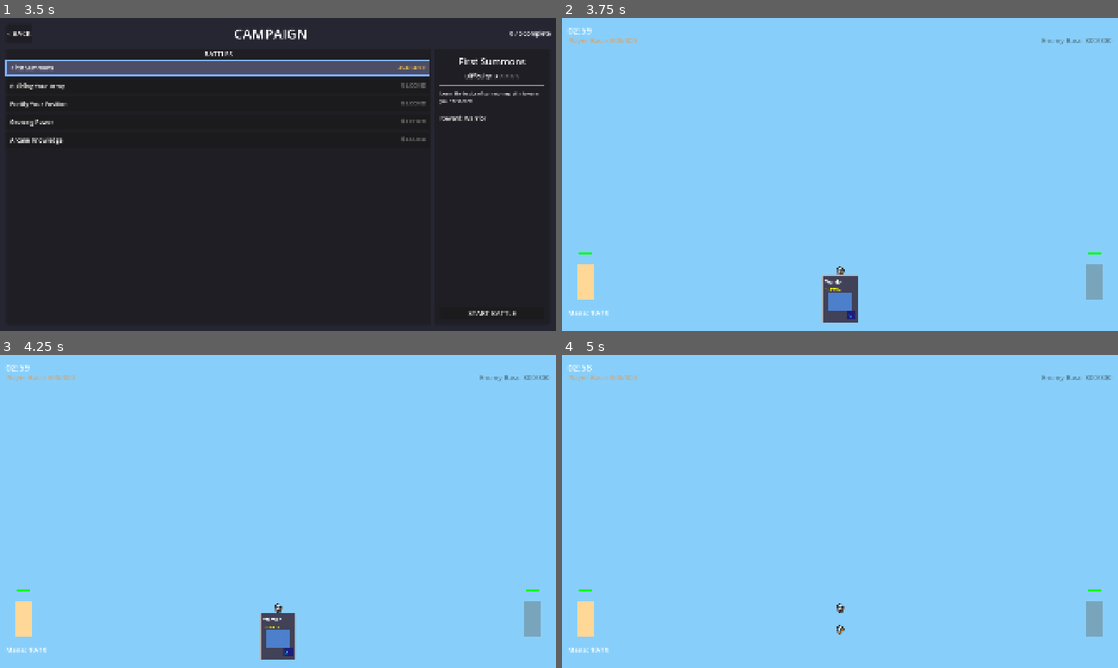
Above: before the commit, frames 1-4 (two rows, left to right).
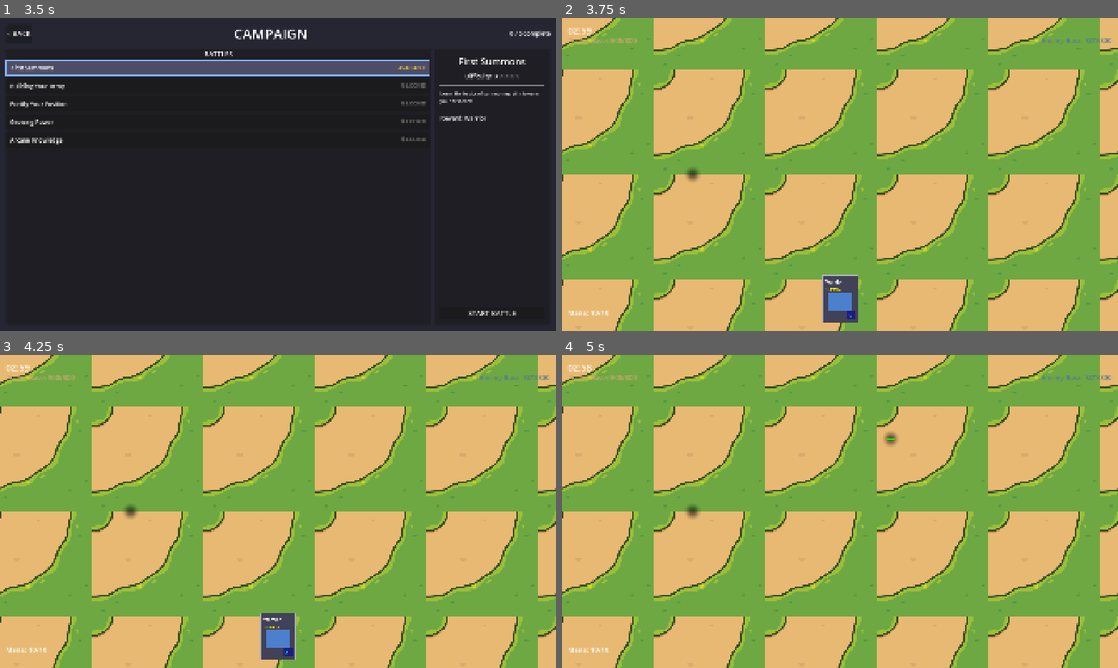
Above: after the commit, the same moments.

Repository: amari-charles/project-summoner
Game: Godot game, scene res://scenes/ui/main_menu.tscn
Same seed, same stepped clock (60 frames per second), same inputs: the game is played once before the commit and once after it.
Inputs (mouse positions are in pixels of both pictures, inside the frame that each line leads up to):
- Up to frame 1 (3.5 s): click "PLAY" at 0.5 s; click "SELECT" at 1.25 s; click "CHOOSE WARRIOR" at 2 s; click (216, 68) at 2.75 s
- Up to frame 2 (3.75 s): click "START BATTLE" at 3.5 s
- Up to frame 3 (4.25 s): no input
- Up to frame 4 (5 s): tap Enter at 4.25 s; drag from (840, 636) to (895, 442) at 4.27 s

Frame 1 is identical in both runs. In frame 2, 99% of the frame differs, in the area x 0-100%, y 0-100%; in frame 3, 99%; in frame 4, 100%.

Commit message:
Fix camera and background for proper top-down view
Camera now looks straight down from above:
- Position: (0, 20, 0)
- Looking down at -Y axis
- Transform: 90° rotation to face downward

Background plane at ground level:
- Position: (0, 0, 0)
- No rotation (default flat)
- Camera can now see the tiled ground texture

This fixes the "all blue" issue where camera was looking sideways
at a horizontal plane.

🤖 Generated with [Claude Code](https://claude.com/claude-code)

Co-Authored-By: Claude <noreply@anthropic.com>

Diff:
--- a/scenes/battlefield/base_battlefield_3d.tscn
+++ b/scenes/battlefield/base_battlefield_3d.tscn
@@ -24,7 +24,7 @@
 script = ExtResource("1_script")
 
 [node name="Camera3D" type="Camera3D" parent="."]
-transform = Transform3D(-4.37114e-08, 0, 1, 0, 1, 0, -1, 0, -4.37114e-08, 20, 20, 0)
+transform = Transform3D(1, 0, 0, 0, -4.37114e-08, 1, 0, -1, -4.37114e-08, 0, 20, 0)
 current = true
 projection = 1
 size = 35.61939
@@ -37,7 +37,7 @@
 environment = SubResource("Environment_1")
 
 [node name="Background" type="MeshInstance3D" parent="."]
-transform = Transform3D(0, 0, 1, 0, 1, 0, -1, 0, 0, 0, -1, 0)
+transform = Transform3D(1, 0, 0, 0, 1, 0, 0, 0, 1, 0, 0, 0)
 mesh = SubResource("PlaneMesh_background")
 surface_material_override/0 = SubResource("StandardMaterial3D_background")
 
